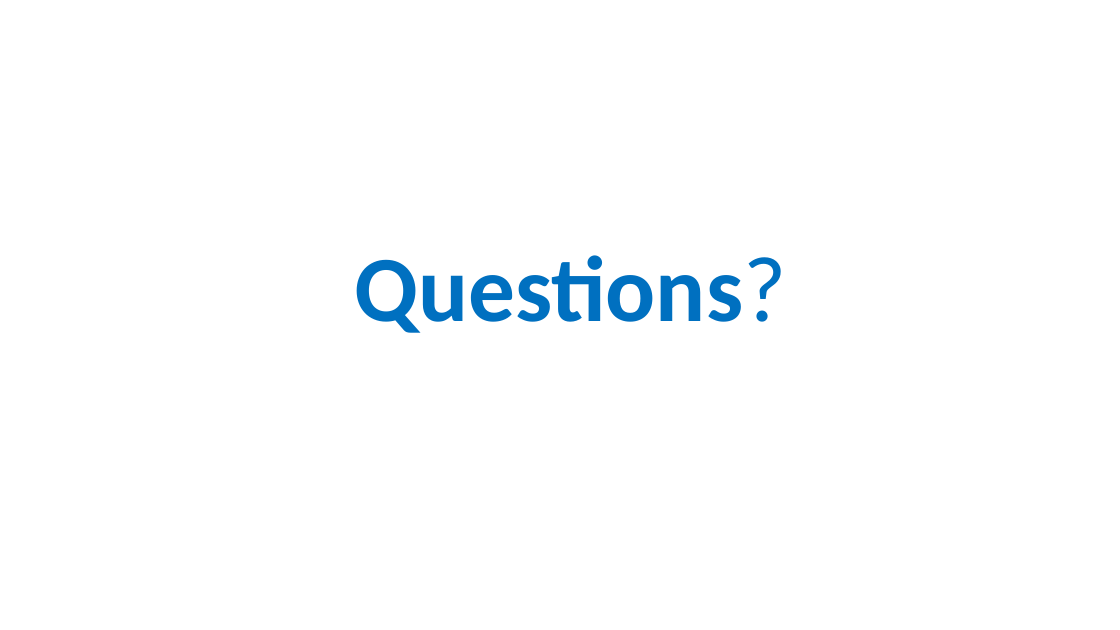
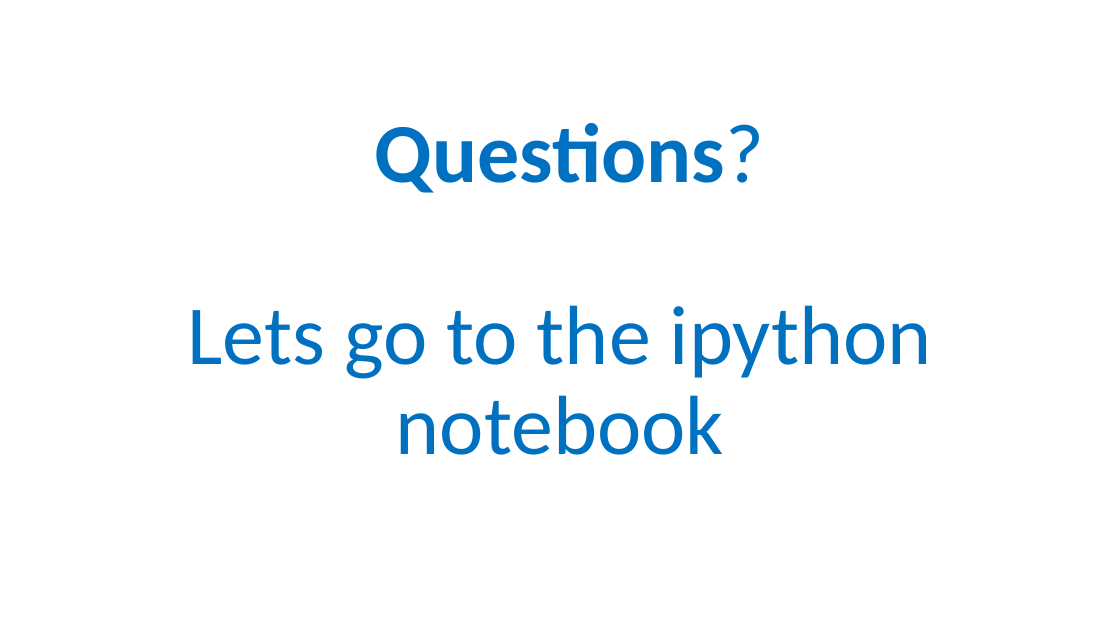
Before and after one commit to qingkaikong/SSA_Machine_Learning_2019, a slide deck: slide 26 of presentations/Feature_Engineering_ML_SSA19.pptx (slide 24 before the commit). Drawn at 1120x630 pixels with LibreOffice and Linux fonts; fonts in the diff are those of the drawing. Boxes give left, top, right and bottom in pixels: in the first picture for what was removed or moved away, otherwise in the second. Text is boxed around its words. In the diff, an @@ line names an element or a change of style, - is before the commit and + after.

```diff
--- a/presentations/Feature_Engineering_ML_SSA19.pptx
+++ b/presentations/Feature_Engineering_ML_SSA19.pptx
@@ title at (188, 123, 932, 455): text changed; size 80 to 72 pt; bold off @@
-Questions?
+Questions?
+Lets go to the ipython notebook
```
Also in this commit, not shown: 4 other slides changed, 2 slides added.
